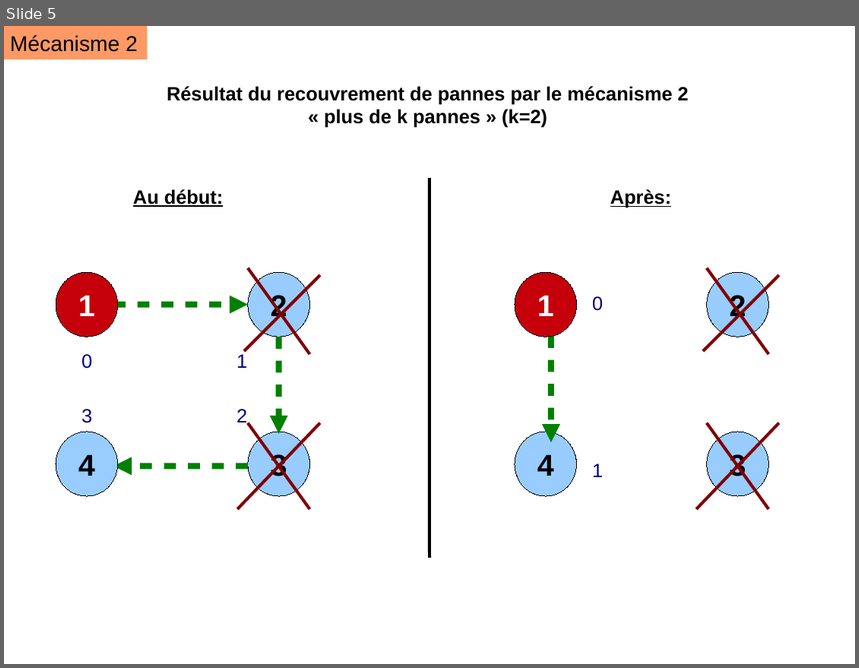
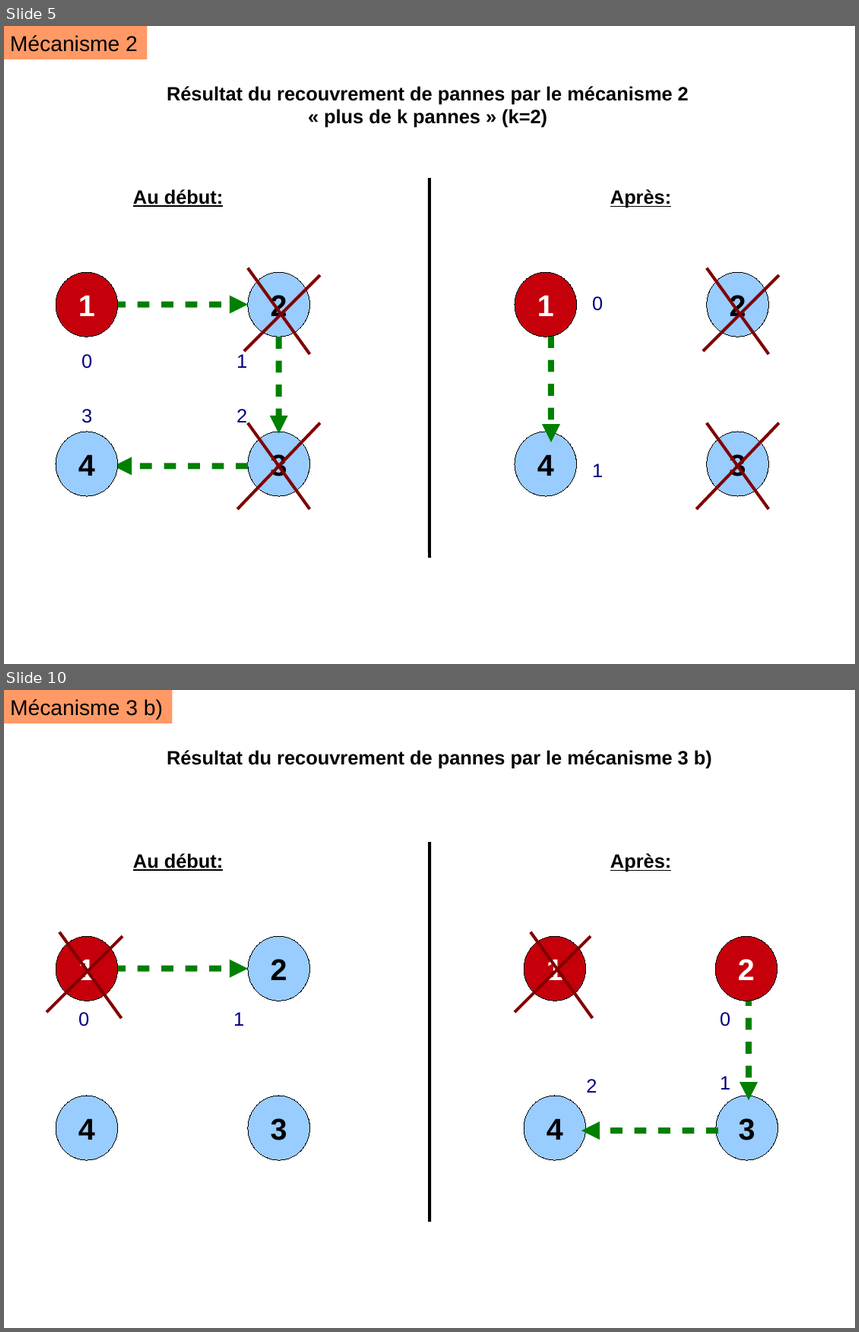
Before and after one commit to Mefteg/algo-distri, a slide deck: Mecanismes.odp. Shown one above the other, each under a label of ours: slide 5 before the commit, slides 5 and 10 after it; the slides between them are not shown. The pictures are 859x668 and 859x1332 pixels, drawn with LibreOffice and Linux fonts; fonts in the diff are those of the drawing. Boxes give left, top, right and bottom in pixels: in the first picture for what was removed or moved away, otherwise in the second. Text is boxed around its words. In the diff, an @@ line names an element or a change of style, - is before the commit and + after.

```diff
--- a/Mecanismes.odp
+++ b/Mecanismes.odp
@@ slide 10 added at [4, 690, 855, 1328], background #FFFFFF @@
@@ rectangle added at [4, 690, 173, 724], fill #FF9966, 20 pt, text #000000 @@
+Mécanisme 3 b)
@@ text added at [167, 750, 712, 768], 18 pt, text #000000, bold @@
+Résultat du recouvrement de pannes par le mécanisme 3 b)
@@ line added from (430, 842) to (430, 1222), #000000 2.83 pt @@
@@ text added at [133, 853, 224, 871], 18 pt, text #000000, bold, underline @@
+Au début:
@@ text added at [610, 853, 671, 872], 18 pt, text #000000, bold, underline @@
+Après:
@@ line added from (47, 1012) to (123, 936), #800000 2.83 pt @@
@@ ellipse added at [56, 936, 117, 1002], fill #C5000B, outline #000000 0 pt, 28 pt, text #FFFFFF, bold @@
+1
@@ line added from (59, 932) to (121, 1018), #800000 2.83 pt @@
@@ ellipse added at [248, 936, 310, 1002], fill #99CCFF, outline #000000 0 pt, 28 pt, text #000000, bold @@
+2
@@ line added from (515, 1012) to (591, 936), #800000 2.83 pt @@
@@ ellipse added at [524, 936, 585, 1002], fill #C5000B, outline #000000 0 pt, 28 pt, text #FFFFFF, bold @@
+1
@@ line added from (531, 932) to (592, 1018), #800000 2.83 pt @@
@@ ellipse added at [715, 936, 777, 1002], fill #C5000B, outline #000000 0 pt, 28 pt, text #FFFFFF, bold @@
+2
@@ arrow added from (113, 969) to (248, 969), #008000 5.67 pt @@
@@ arrow added from (750, 994) to (750, 1100), #008000 5.67 pt @@
@@ text added at [78, 1012, 89, 1027], 18 pt, text #000080 @@
+0
@@ text added at [234, 1012, 244, 1026], 18 pt, text #000080 @@
+1
@@ text added at [720, 1012, 731, 1027], 18 pt, text #000080 @@
+0
@@ text added at [720, 1076, 731, 1090], 18 pt, text #000080 @@
+1
@@ ellipse added at [56, 1097, 117, 1161], fill #99CCFF, outline #000000 0 pt, 28 pt, text #000000, bold @@
+4
@@ ellipse added at [248, 1097, 310, 1161], fill #99CCFF, outline #000000 0 pt, 28 pt, text #000000, bold @@
+3
@@ ellipse added at [524, 1097, 585, 1161], fill #99CCFF, outline #000000 0 pt, 28 pt, text #000000, bold @@
+4
@@ text added at [586, 1079, 597, 1093], 18 pt, text #000080 @@
+2
@@ ellipse added at [716, 1097, 778, 1161], fill #99CCFF, outline #000000 0 pt, 28 pt, text #000000, bold @@
+3
@@ arrow added from (718, 1131) to (582, 1131), #008000 5.67 pt @@
```
Also in this commit, not shown: 3 slides changed, 1 other slide added.
